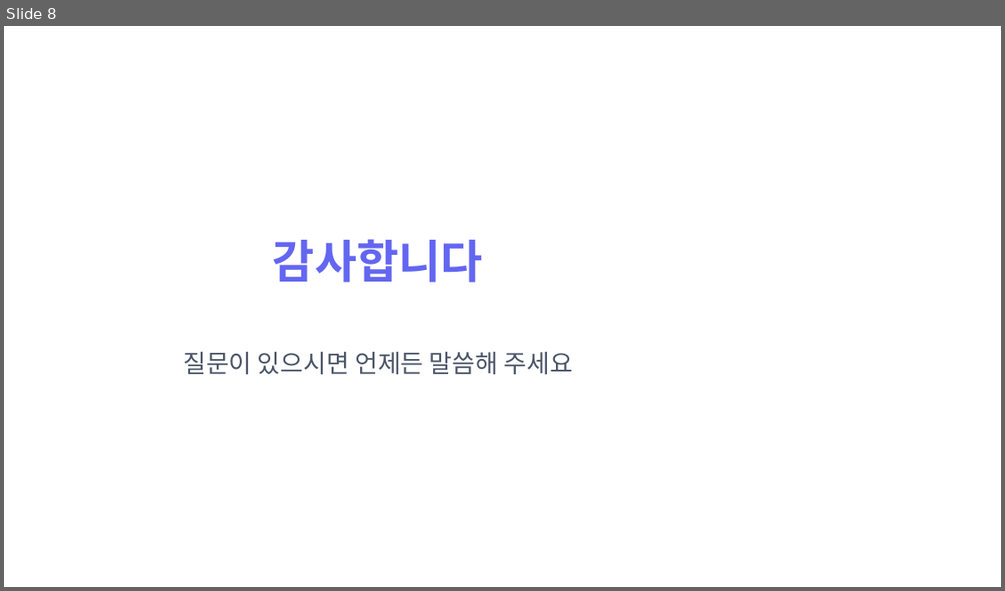
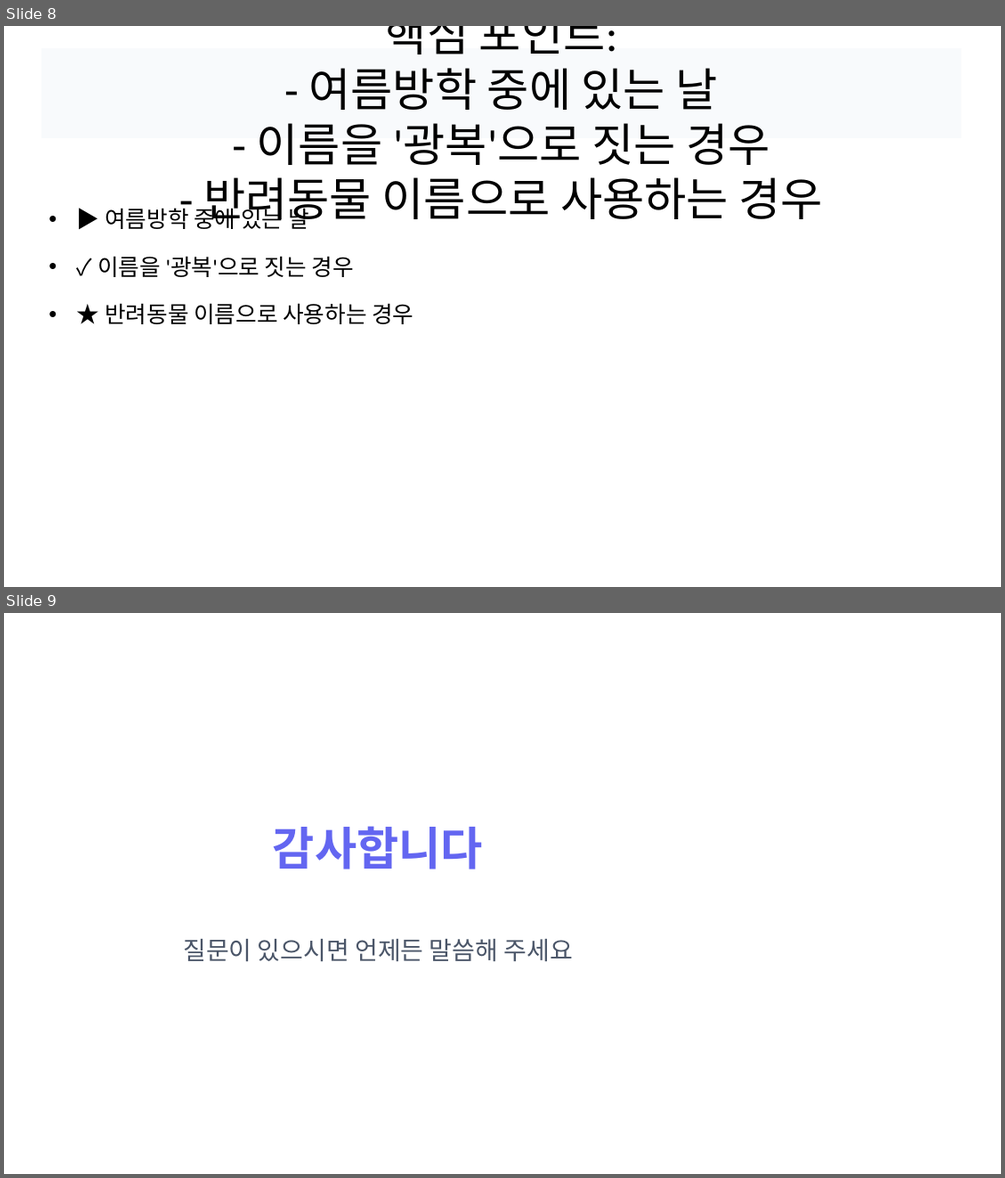
Before and after one commit to devna0111/FlowMate, a slide deck: uploads/pptx_sample.pptx. Shown one above the other, each under a label of ours: slide 8 before the commit, slides 8 and 9 after it. The pictures are 1005x591 and 1005x1178 pixels, drawn with LibreOffice and Linux fonts; fonts in the diff are those of the drawing. Boxes give left, top, right and bottom in pixels: in the first picture for what was removed or moved away, otherwise in the second. Text is boxed around its words. In the diff, an @@ line names an element or a change of style, - is before the commit and + after.

```diff
--- a/uploads/pptx_sample.pptx
+++ b/uploads/pptx_sample.pptx
@@ slide 8 added at <box>4,26,1001,587</box>, background #FFFFFF @@
@@ title added at <box>41,48,961,138</box>, fill #F8FAFC, 44 pt, text #000000 @@
+광복절의 현대적 의미
+핵심 포인트:
+- 여름방학 중에 있는 날
+- 이름을 '광복'으로 짓는 경우
+- 반려동물 이름으로 사용하는 경우
@@ text added at <box>97,204,413,324</box>, 22 pt, text #000000 @@
+• ▶ 여름방학 중에 있는 날
+• ✓ 이름을 '광복'으로 짓는 경우
+• ★ 반려동물 이름으로 사용하는 경우
@@ what was slide 8 is now slide 9 @@
```
Also in this commit, not shown: 5 slides changed, 2 other slides added, 2 slides removed, 14 other files.
